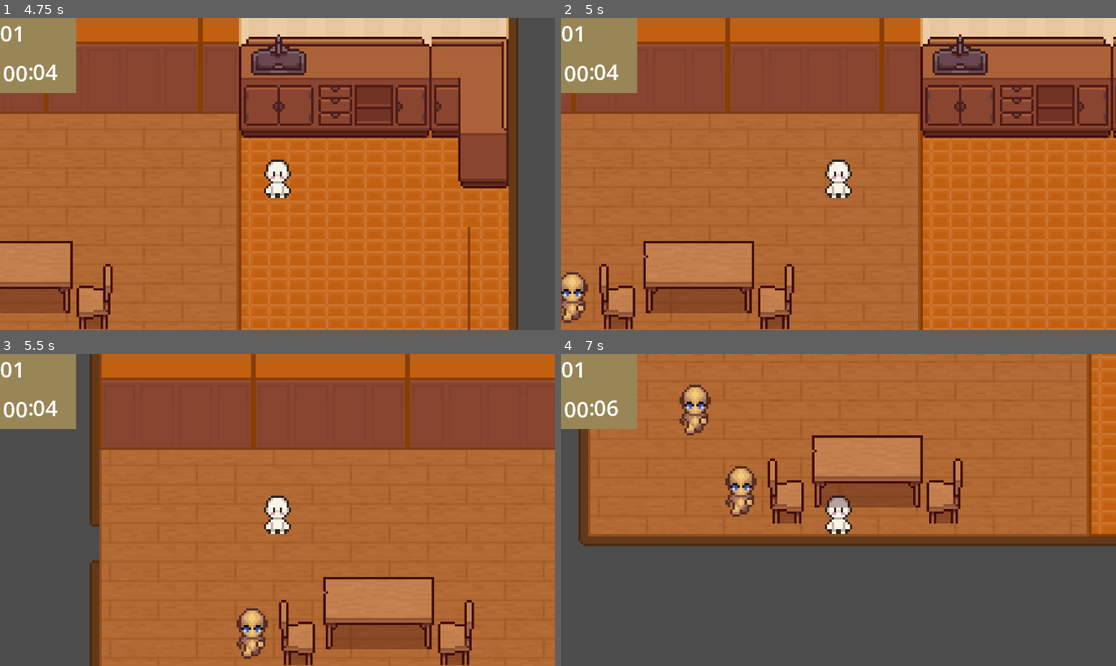
Above: before the commit, frames 1-4 (two rows, left to right).
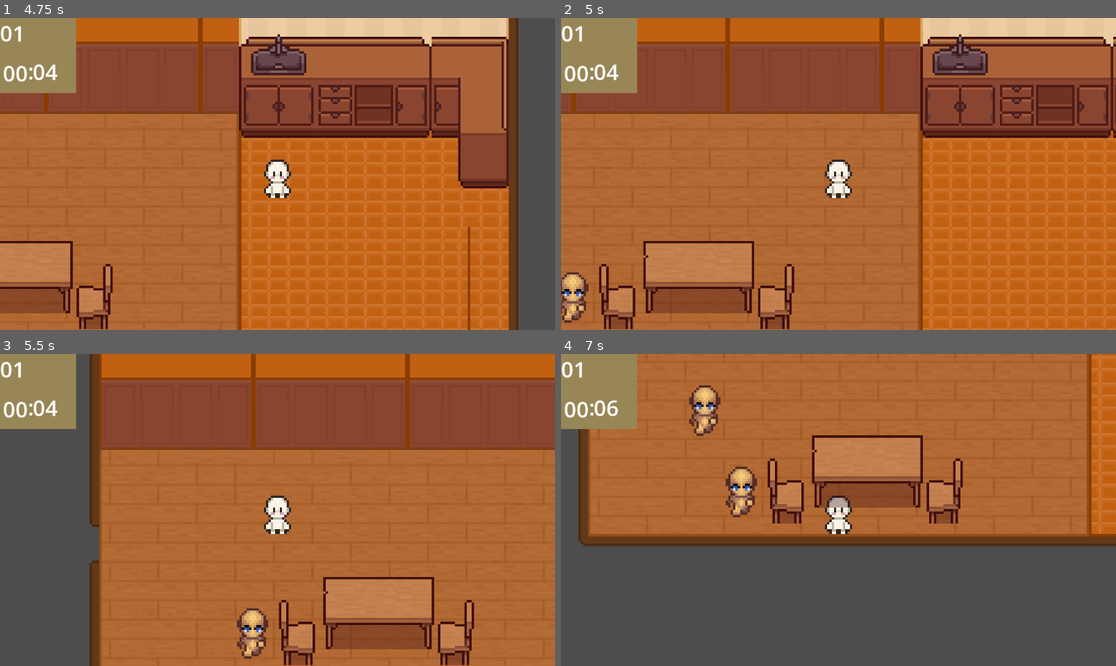
Above: after the commit, the same moments.

Repository: Jose-Prince/UVG-Tesis-Game
Game: Godot game, scene res://Scenes/title_screen.tscn
Same seed, same stepped clock (60 frames per second), same inputs: the game is played once before the commit and once after it. The project has no main scene, so this scene is started directly.
Inputs (mouse positions are in pixels of both pictures, inside the frame that each line leads up to):
- Up to frame 1 (4.75 s): click "New Game" at 0.5 s; tap Enter at 1.25, 4.25 s; move the mouse to (399, 158) at 1.27 s; hold D (right) 1.28-2.03 s; click (399, 158) at 1.35 s; move the mouse to (166, 189) at 2.02 s; hold S (down) 2.03-2.78 s; click (166, 189) at 2.1 s; move the mouse to (333, 105) at 2.77 s; hold D (right) 2.78-3.53 s; click (333, 105) at 2.85 s; tap Space at 3.5 s; move the mouse to (249, 236) at 3.52 s; hold W (up) 3.53-4.28 s; click (249, 236) at 3.6 s; move the mouse to (444, 220) at 4.27 s; hold A (left) from 4.28 s (still down); click (444, 220) at 4.35 s
- Up to frame 2 (5 s): keep holding A (left)
- Up to frame 3 (5.5 s): keep holding A (left); move the mouse to (111, 463) at 5.02 s; click (111, 463) at 5.1 s
- Up to frame 4 (7 s): move the mouse to (866, 510) at 5.77 s; release A (left) at 5.78 s; hold S (down) 5.78-6.53 s; click (866, 510) at 5.85 s; tap Space at 6.5 s; move the mouse to (755, 432) at 6.52 s; hold D (right) from 6.53 s (still down); click (755, 432) at 6.6 s

Frame 1 is identical in both runs. In frame 2, 0.1% of the frame differs, in the area x 0-6%, y 81-98%; in frame 3, 0.1%; in frame 4, 1.1%, in the area x 21-36%, y 9-53%.

Commit message:
Feat: get customers order

Diff:
--- a/Prefabs/Player.tscn
+++ b/Prefabs/Player.tscn
@@ -42,6 +42,9 @@
 [sub_resource type="RectangleShape2D" id="RectangleShape2D_javds"]
 size = Vector2(12, 5)
 
+[sub_resource type="CircleShape2D" id="CircleShape2D_x3d5u"]
+radius = 12.0
+
 [node name="Player" type="CharacterBody2D" unique_id=1461023337 groups=["player"]]
 script = ExtResource("1_x3d5u")
 speed = 200.0
@@ -59,3 +62,12 @@
 [node name="Camera2D" type="Camera2D" parent="." unique_id=1178547395]
 scale = Vector2(0.947, 1)
 zoom = Vector2(5, 5)
+
+[node name="DetectionArea" type="Area2D" parent="." unique_id=167484192]
+
+[node name="CollisionShape2D" type="CollisionShape2D" parent="DetectionArea" unique_id=144964780]
+position = Vector2(0, 1)
+shape = SubResource("CircleShape2D_x3d5u")
+
+[connection signal="body_entered" from="DetectionArea" to="." method="_on_detection_area_body_entered"]
+[connection signal="body_exited" from="DetectionArea" to="." method="_on_detection_area_body_exited"]
--- a/Prefabs/customer.tscn
+++ b/Prefabs/customer.tscn
@@ -21,9 +21,7 @@
 "speed": 5.0
 }]
 
-[node name="Customer" type="CharacterBody2D" unique_id=272031947]
-collision_layer = 2
-collision_mask = 0
+[node name="Customer" type="CharacterBody2D" unique_id=272031947 groups=["customer"]]
 script = ExtResource("1_u4jb7")
 
 [node name="CollisionShape2D" type="CollisionShape2D" parent="." unique_id=1955943769]
@@ -38,10 +36,10 @@
 debug_path_custom_point_size = 0.0
 debug_path_custom_line_width = 0.0
 
-[node name="SittingTimer" type="Timer" parent="." unique_id=1966011886]
+[node name="EatingTimer" type="Timer" parent="." unique_id=1966011886]
 wait_time = 10.0
 
 [node name="AnimatedSprite2D" type="AnimatedSprite2D" parent="." unique_id=1647952521]
 sprite_frames = SubResource("SpriteFrames_4eorp")
 
-[connection signal="timeout" from="SittingTimer" to="." method="_on_sitting_timer_timeout"]
+[connection signal="timeout" from="EatingTimer" to="." method="_on_sitting_timer_timeout"]
--- a/Prefabs/table.tscn
+++ b/Prefabs/table.tscn
@@ -11,9 +11,10 @@
 region = Rect2(0, 31.597538, 48.727726, 31.21207)
 
 [sub_resource type="RectangleShape2D" id="RectangleShape2D_sawk4"]
-size = Vector2(64, 45)
+size = Vector2(115, 45)
 
-[node name="Table" type="StaticBody2D" unique_id=639487740 groups=["table"]]
+[node name="Table" type="StaticBody2D" unique_id=639487740 groups=["clickable", "table"]]
+collision_mask = 3
 script = ExtResource("1_rbrsc")
 
 [node name="collider" type="CollisionShape2D" parent="." unique_id=141406604]
@@ -26,7 +27,7 @@
 [node name="DetectionArea" type="Area2D" parent="." unique_id=1021018811]
 
 [node name="CollisionShape2D" type="CollisionShape2D" parent="DetectionArea" unique_id=1347747545]
-position = Vector2(1, 0.5)
+position = Vector2(1.5, 0.5)
 shape = SubResource("RectangleShape2D_sawk4")
 debug_color = Color(0.94935995, 5.390644e-06, 0.57624334, 0.41960785)
 
--- a/Scripts/customer.gd
+++ b/Scripts/customer.gd
@@ -4,11 +4,15 @@
 var movement_target_position: Vector2 = Vector2.ZERO
 var leaving_target_position: Vector2 = Vector2.ZERO
 
-enum States { Navigate, Sit, Wait, Order, Leave }
+enum States { Navigate, Sit, Wait, Order, Eat, Leave }
 var currentState: States = States.Navigate
+var isEating: bool = false
+
+var food: Array[String] = ["coffee", "tea"]
+var foodWanted: String = food.pick_random()
 
 @onready var navigation_agent: NavigationAgent2D = $NavigationAgent2D
-@onready var sitting_timer: Timer = $SittingTimer
+@onready var eating_timer: Timer = $EatingTimer
 
 # Called when the node enters the scene tree for the first time.
 func _ready() -> void:
@@ -40,13 +44,11 @@
 
 		if navigation_agent.is_target_reached():
 			currentState = States.Sit
-			print("Is Sitting")
 
 	elif currentState == States.Sit:
 		currentState = States.Order
 
 	elif currentState == States.Order:
-		sitting_timer.start()
 		currentState = States.Wait
 
 	elif currentState == States.Leave:
--- a/Scripts/player.gd
+++ b/Scripts/player.gd
@@ -2,10 +2,25 @@
 
 @export var speed : float = 400.0
 
+var current_object = null
+
 func _physics_process(delta: float) -> void:
 	get_input()
+	make_action()
 	move_and_slide()
 
 func get_input():
 	var input_direction = Input.get_vector("left", "right", "up", "down")
 	velocity = input_direction * speed
+
+func make_action():
+	if Input.is_action_just_pressed("Action") and current_object:
+		current_object.interact()
+
+func _on_detection_area_body_entered(body: Node2D) -> void:
+	if body.is_in_group("clickable"):
+		current_object = body
+
+func _on_detection_area_body_exited(body: Node2D) -> void:
+		if body.is_in_group("clickable"):
+			current_object = null
--- a/Scripts/table.gd
+++ b/Scripts/table.gd
@@ -1,7 +1,8 @@
 extends StaticBody2D
 
-var chairs : Array[Node2D]
-var isAvailable : bool = true
+var chairs: Array[Node2D]
+var customers: Array[Node2D]
+var isAvailable: bool = true
 
 func get_free_chair():
 	for chair in chairs:
@@ -12,7 +13,15 @@
 func update_availability():
 	isAvailable = get_free_chair() != null
 
+func interact():
+	for customer in customers:
+		print(customer.foodWanted)
+
 func _on_detection_area_body_entered(body: Node2D) -> void:
 	if body.is_in_group("chair"):
+		print("Silla asignada")
 		chairs.append(body)
-		print("Añadiendo silla")
+
+	if body.is_in_group("customer"):
+		print("En la mesa")
+		customers.append(body)
--- a/project.godot
+++ b/project.godot
@@ -18,6 +18,8 @@
 
 player=""
 chair="Defines a chair object. NPCs can use them to sit."
+customer=""
+clickable="Clickable objects"
 
 [input]
 
@@ -41,6 +43,11 @@
 "events": [Object(InputEventKey,"resource_local_to_scene":false,"resource_name":"","device":-1,"window_id":0,"alt_press …(192 unchanged characters)…
 ]
 }
+Action={
+"deadzone": 0.2,
+"events": [Object(InputEventMouseButton,"resource_local_to_scene":false,"resource_name":"","device":-1,"window_id":0,"alt_pressed":false,"shift_pressed":false,"ctrl_pressed":false,"meta_pressed":false,"button_mask":0,"position":Vector2(0, 0),"global_position":Vector2(0, 0),"factor":1.0,"button_index":1,"canceled":false,"pressed":false,"double_click":false,"script":null)
+]
+}
 
 [physics]
 
